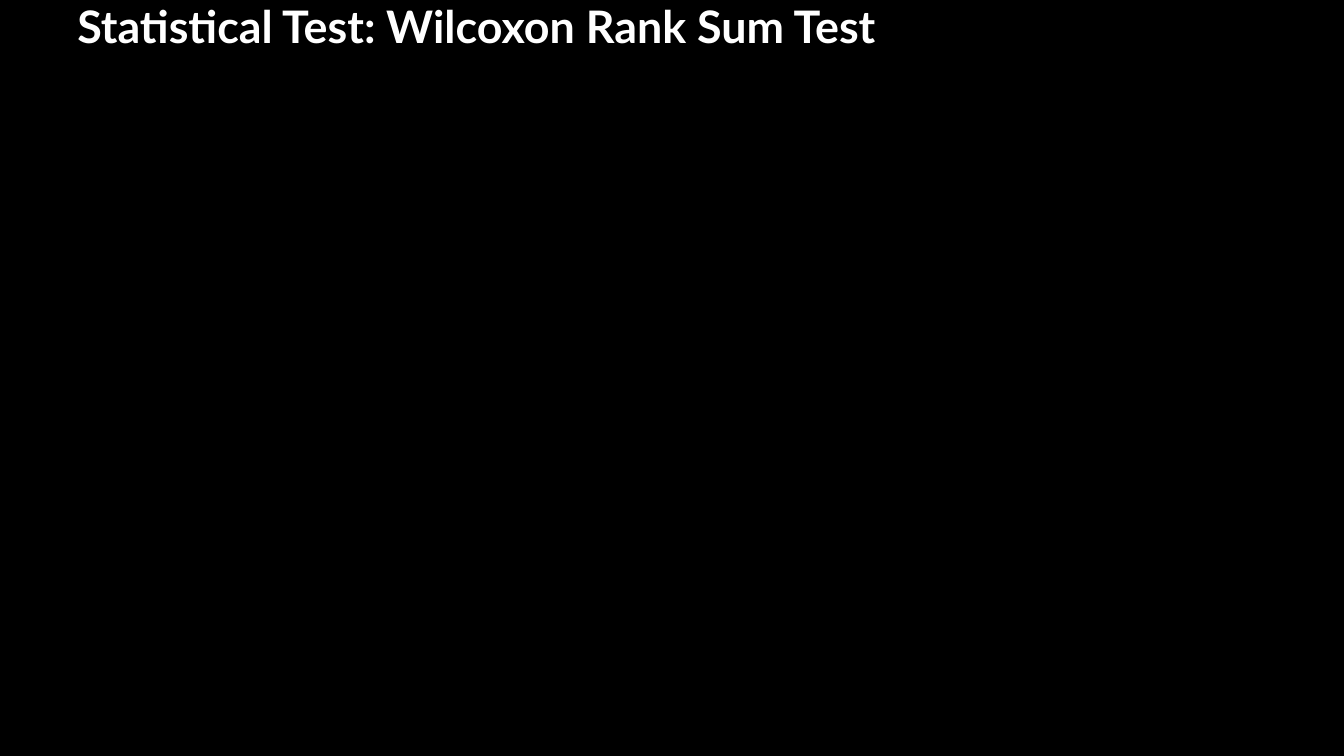
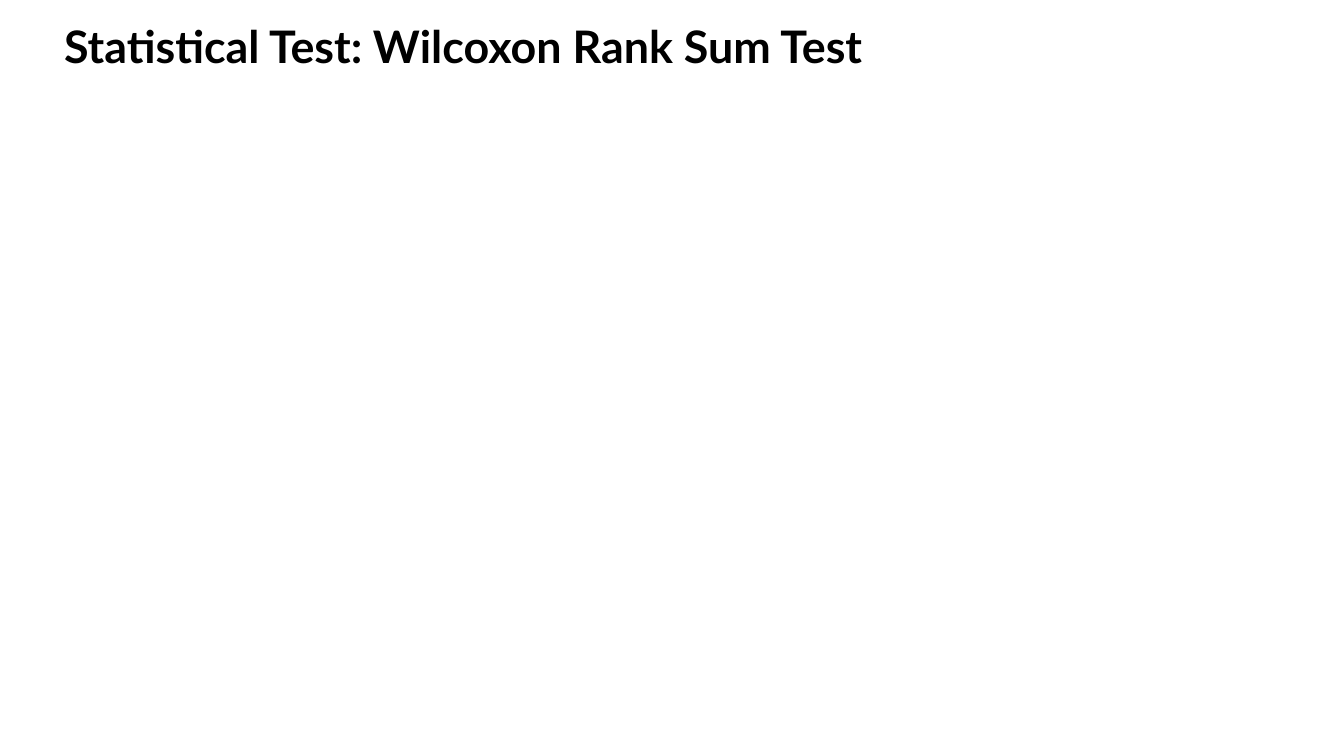
Before and after one commit to whygit10/dddm-final-project, a slide deck: slide 5 of ppt_template.pptx. Drawn at 1344x756 pixels with LibreOffice and Linux fonts; fonts in the diff are those of the drawing; grey boxes stand for pictures. Boxes give left, top, right and bottom in pixels: in the first picture for what was removed or moved away, otherwise in the second. Text is boxed around its words. In the diff, an @@ line names an element or a change of style, - is before the commit and + after.

```diff
--- a/ppt_template.pptx
+++ b/ppt_template.pptx
@@ background #000000 to #FFFFFF @@
@@ title "Statistical Test: Wilcoxon Rank Sum ...": place and size @@
-title "Statistical Test: Wilcoxon Rank Sum ..." at [77, 9, 876, 44]
+title "Statistical Test: Wilcoxon Rank Sum ..." at [64, 29, 862, 64]
@@ title "Statistical Test: Wilcoxon Rank Sum ..." at [64, 29, 862, 64]: text colour #FFFFFF to #000000 @@
```
Also in this commit, not shown: 9 other slides changed.
